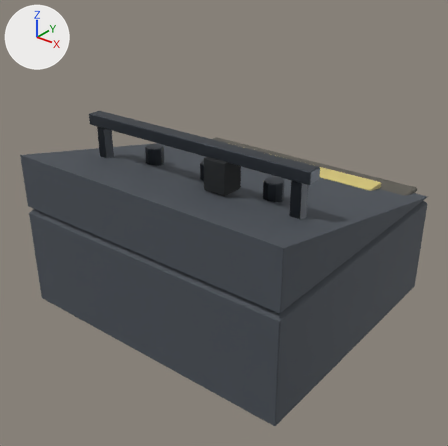
Before and after pictures for a commit that changed the glTF model assets/models/war_factory.glb.
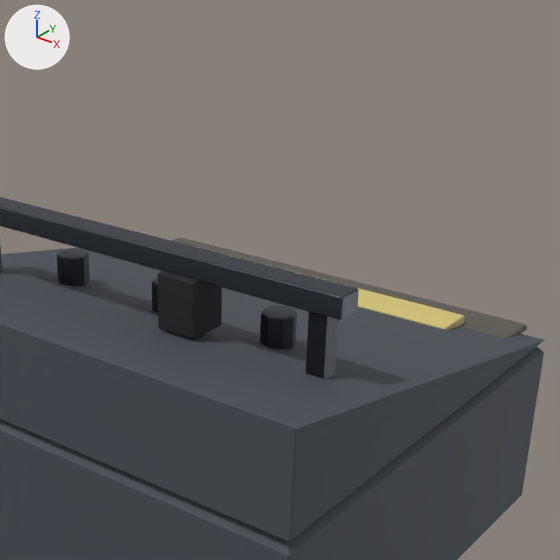
Old and new are each drawn whole from a 50 mm lens placed at (10.53, -13.72, 10.77), pointed at (0.05, -0.62, 2.65) and again close up on the part from 25% to 97% of the width and 0% to 73% of the height. Arrows for +X, +Y and +Z are at upper left; the lights stay in place. The first two pictures are the older version. Vertices at exactly the same position are counted once.

The first close-up shows 'Body'.
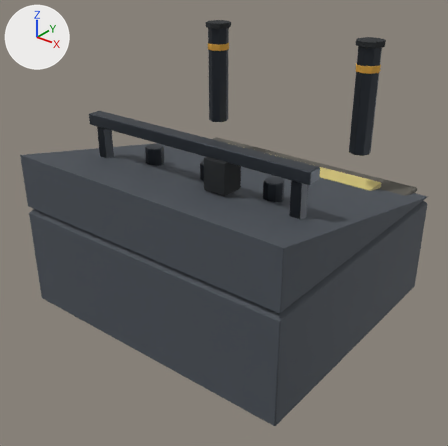
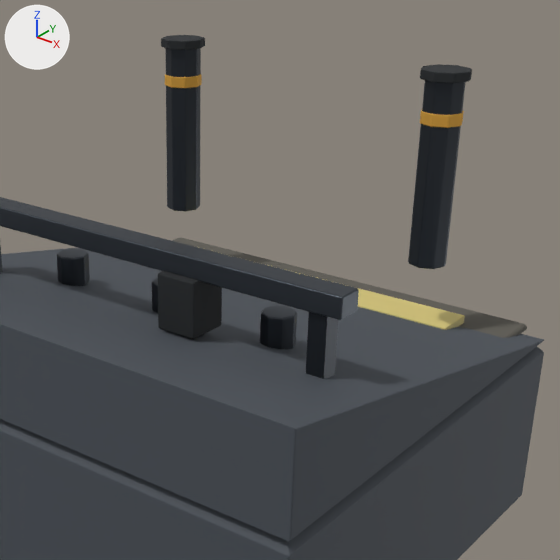
Diff of the bpy script that builds the scene:
```diff
--- a/assets/models/war_factory.glb.py
+++ b/assets/models/war_factory.glb.py
@@ mat_amber @@
+mat_amber = bpy.data.materials.new('Amber')
+# nodes: BsdfPrincipled, Mix, OutputMaterial, VertexColor
+# colours: orange #e0a63c, mixed with the vertex colours
@@ me_body @@
 # used by ob_body; location = (0.0, 0.0, 0.0)
-me_body.from_pydata(...)  # 608 vertices, 1132 faces; spans x -4.5..4.5, y -4.25..4.51, z 0.0..5.67
+me_body.from_pydata(...)  # 908 vertices, 1708 faces; spans x -4.5..4.5, y -4.25..4.51, z 0.0..7.86
+# me_body part 1: a new loose piece of 50 vertices spanning x -3.11..-2.29, y 2.11..2.93, z 7.7..7.86, in mat_dark
+# me_body part 2: a new loose piece of 50 vertices spanning x 2.29..3.11, y 2.11..2.93, z 7.7..7.86, in mat_dark
+# me_body part 3: a new loose piece of 50 vertices spanning x -3.03..-2.37, y 2.19..2.85, z 4.6..7.8, in mat_metal
+# me_body part 4: a new loose piece of 50 vertices spanning x 2.37..3.03, y 2.19..2.85, z 4.6..7.8, in mat_metal
+# me_body part 5: a new loose piece of 50 vertices spanning x -3.05..-2.35, y 2.17..2.87, z 6.99..7.21, in mat_amber
+# me_body part 6: a new loose piece of 50 vertices spanning x 2.35..3.05, y 2.17..2.87, z 6.99..7.21, in mat_amber
+# me_body part 7: 296 kept faces spanning x -4.5..4.5, y -4.25..4.51, z 0.0..5.67 get new vertex colours
 me_body.materials.append(mat_hull)
@@ me_body @@
 me_body.materials.append(mat_faction)
+me_body.materials.append(mat_amber)
```

Boxes (x1, y1, x2, y2) around the edits, measured in the close-ups (560 x 560 px):
'Body', reshaped: before (0, 197, 544, 560); after (0, 35, 544, 560)
part 1 of me_body, added: after (161, 35, 205, 50)
part 2 of me_body, added: after (420, 64, 472, 83)
part 3 of me_body, added: after (165, 48, 201, 212)
part 4 of me_body, added: after (408, 80, 466, 269)
part 5 of me_body, added: after (165, 74, 202, 89)
part 6 of me_body, added: after (420, 110, 464, 128)
part 7 of me_body, edited (looks the same): (0, 209, 544, 557) in both
